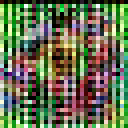
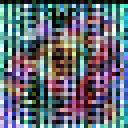
The second 128x128 image is a revision of the first. Changes to its layers:
added layer "Layer 3" (color) above "Layer 1" over (x1=0, y1=0, x2=128, y2=128)
